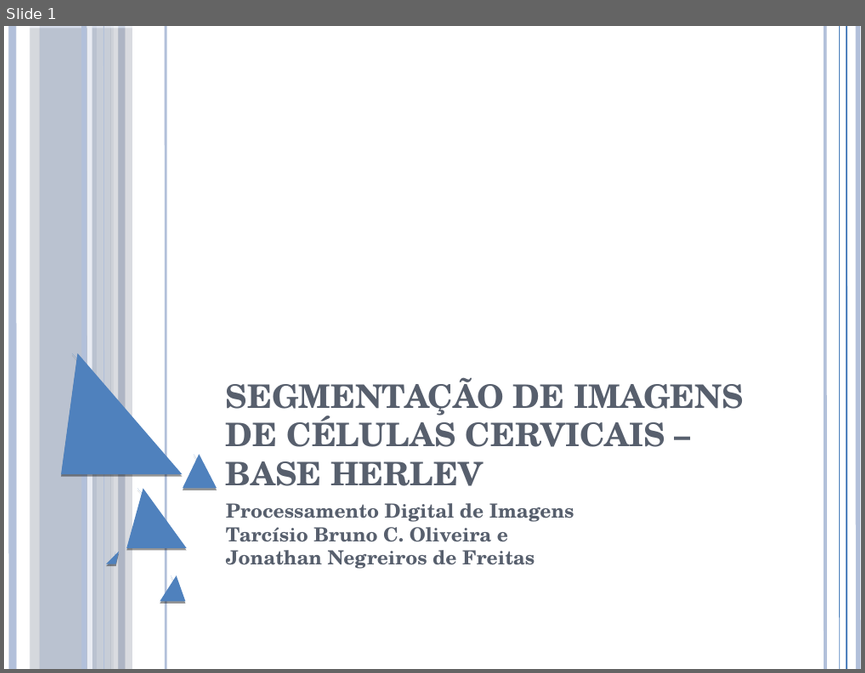
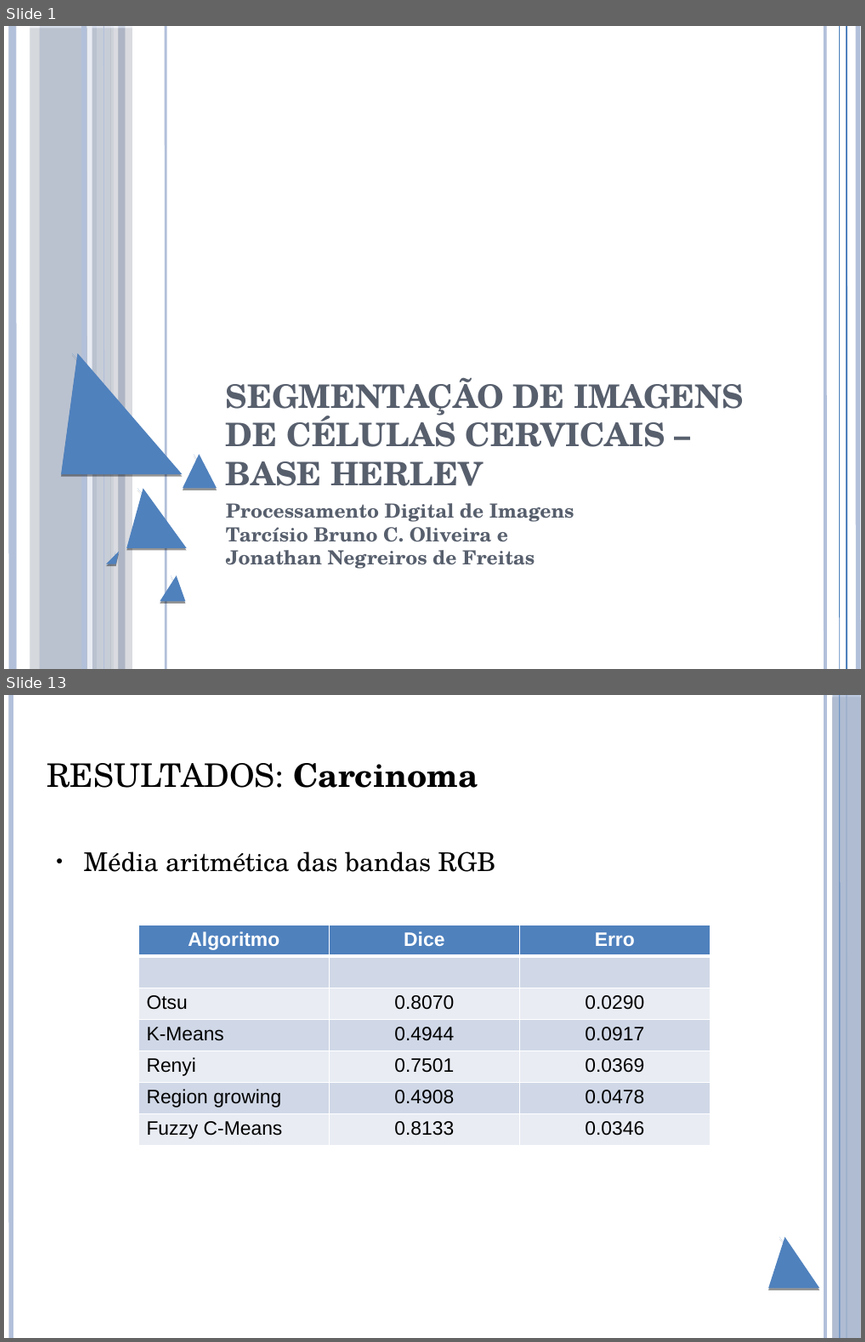
Before and after one commit to brunoliveira8/pdi, a slide deck: trabalho 6/apresentacao.pptx. Shown one above the other, each under a label of ours: slide 1 before the commit, slides 1 and 13 after it; the slides between them are not shown. The pictures are 865x673 and 865x1342 pixels, drawn with LibreOffice and Linux fonts; fonts in the diff are those of the drawing. Boxes give left, top, right and bottom in pixels: in the first picture for what was removed or moved away, otherwise in the second. Text is boxed around its words. In the diff, an @@ line names an element or a change of style, - is before the commit and + after.

Commit message:
Falta só comentar os resultados e CONCLUSÃO.

```diff
--- a/trabalho 6/apresentacao.pptx
+++ b/trabalho 6/apresentacao.pptx
@@ slide 13 added at box(4, 695, 861, 1338), background #FFFFFF; not listed: 3 template elements that a slide beside it also shows @@
@@ line added from (825, 695) to (826, 1338), #B2C0DA 3 pt @@
@@ rectangle added at box(833, 695, 861, 1338), fill #B2C0DA at 87% opacity @@
@@ title added at box(46, 763, 477, 788), 30 pt, text #000000 @@
+RESULTADOS: Carcinoma
@@ text added at box(84, 851, 496, 872), 24 pt, text #000000 @@
+● Média aritmética das bandas RGB
@@ table added at box(138, 925, 710, 1145), 7 rows, 3 columns @@
+Algoritmo | Dice | Erro
+ |  | 
+Otsu | 0.8070 | 0.0290
+K-Means | 0.4944 | 0.0917
+Renyi | 0.7501 | 0.0369
+Region growing | 0.4908 | 0.0478
+Fuzzy C-Means | 0.8133 | 0.0346
@@ freeform shape added at box(768, 1231, 820, 1282), fill #4F81BD @@
```
Also in this commit, not shown: 11 slides changed, 10 other slides added, 2 slides removed.
